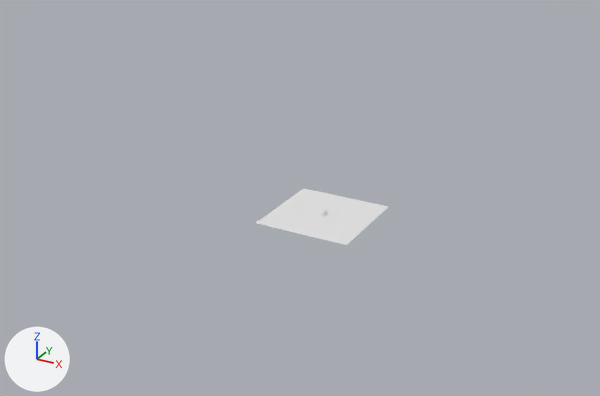
The Blender file 3d Printing/Measurements.blend: old version first, new version second.
The view is the same before and after, from a 50 mm camera at (392.0, -768.0, 398.0) aimed at (-8.0, -41.0, 35.0). The axes (+X, +Y, +Z) are drawn at lower left. The lights are the same throughout.

The scene before the commit, as lines of its bpy script (objects in view):
```python
me_plane = bpy.data.meshes.new('Plane')
me_plane.from_pydata([(-1.0, -1.0, 0.0), (1.0, -1.0, 0.0), (-1.0, 1.0, 0.0), (1.0, 1.0, 0.0)], [], [(0, 1, 3, 2)])
ob_plane = bpy.data.objects.new('Plane', me_plane)
ob_plane.location = (0.0, 0.0, 0.0)
ob_plane.scale = (-56.6, -56.6, -56.6)
```
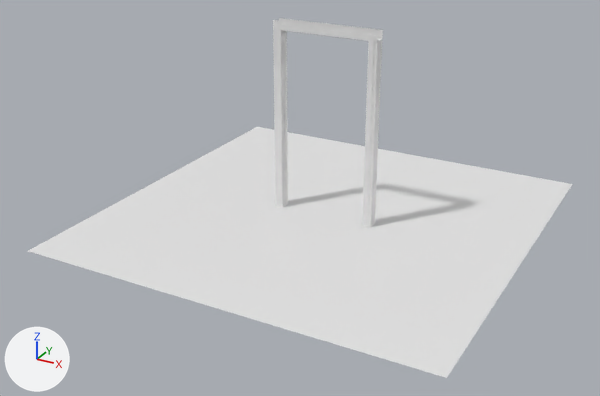
What differs and where, as boxes (x1, y1, x2, y2) in the pictures (600 x 396 px):
'Plane', rescaled (307% wider, 334% taller)
    before: (256, 188, 389, 245)
    after: (28, 127, 572, 378)
'Cube.002', added
    after: (273, 29, 382, 227)
'Cube.003', added
    after: (273, 18, 383, 42)

The edits, one by one:
Mesh me_cube_004 is new.
It has 38 vertices, 24 faces and spans x 0.0..60.6, y -5.4..7.3, z 9.3..9.9.
Mesh me_cube_003 is new.
It has 67 vertices, 66 faces and spans x 49.53..60.7, y -5.42..7.29, z 0.0..9.35.
Object 'Plane' (ob_plane) is rescaled from (-56.6, -56.6, -56.6) to (229.0, 229.0, 229.0).
Object 'Cube.003' (ob_cube_003) is new; it shows me_cube_004.
Its location is (0.0, 0.0, -1.5).
Its scale is (1.0, 1.0, 22.1).
It gains a MIRROR modifier named 'Mirror'.
Modifier setting: use_clip = True.
Object 'Cube.002' (ob_cube_002) is new; it shows me_cube_003.
Its location is (0.0, 0.0, 0.0).
Its scale is (1.0, 1.0, 22.1).
It gains a MIRROR modifier named 'Mirror'.
Modifier setting: use_clip = True.
